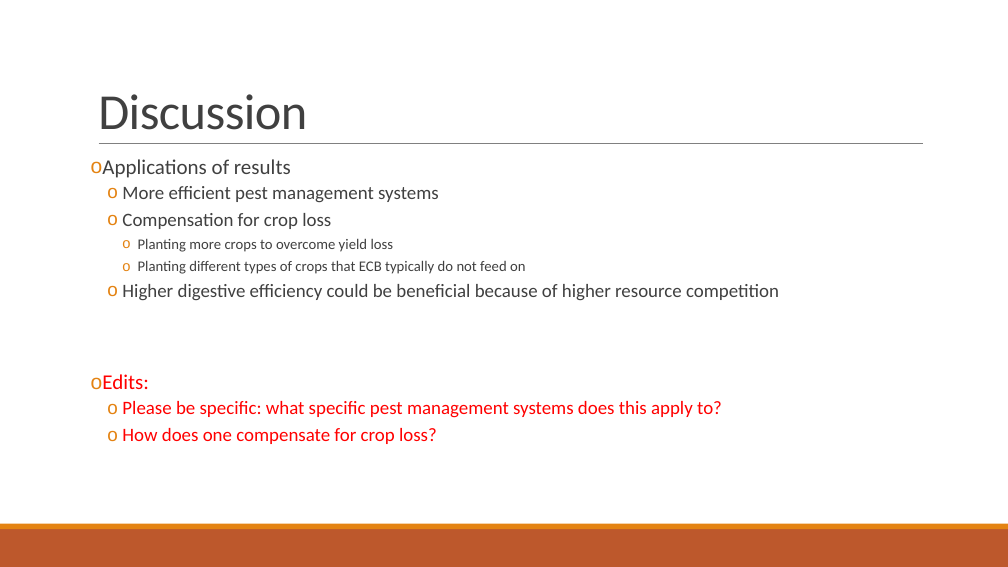
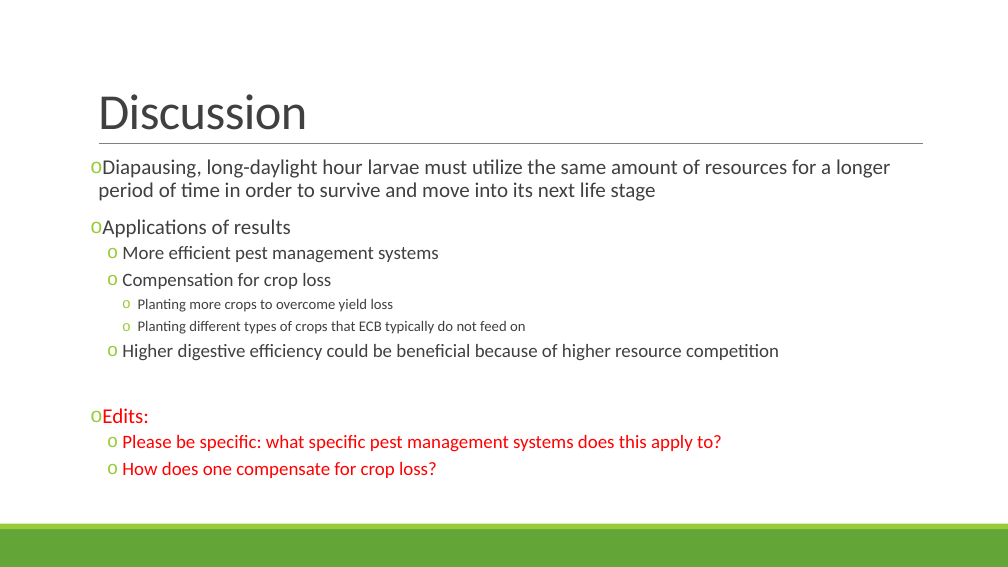
Before and after one commit to jamestbrown5/2018_Undergrad-Summer-Project, a slide deck: slide 15 of Documents/Summer Project Presentation.pptx (slide 14 before the commit). Drawn at 1008x567 pixels with LibreOffice and Linux fonts; fonts in the diff are those of the drawing. Boxes give left, top, right and bottom in pixels: in the first picture for what was removed or moved away, otherwise in the second. Text is boxed around its words. In the diff, an @@ line names an element or a change of style, - is before the commit and + after.

```diff
--- a/Documents/Summer Project Presentation.pptx
+++ b/Documents/Summer Project Presentation.pptx
@@ text at <box>98,159,890,201</box>: paragraph added @@
+o Diapausing, long-daylight hour larvae must utilize the same amount of resources for a longer period of time in order to survive and move into its next life stage
@@ text at <box>102,219,779,478</box>: bullet colour #E48312 to #99CB38 @@
@@ rectangle at <box>0,529,1008,567</box>: fill #BD582C to #63A537 @@
@@ rectangle at <box>0,524,1008,529</box>: fill #E48312 to #99CB38 @@
```
Also in this commit, not shown: 16 other slides changed, 1 slide added.
